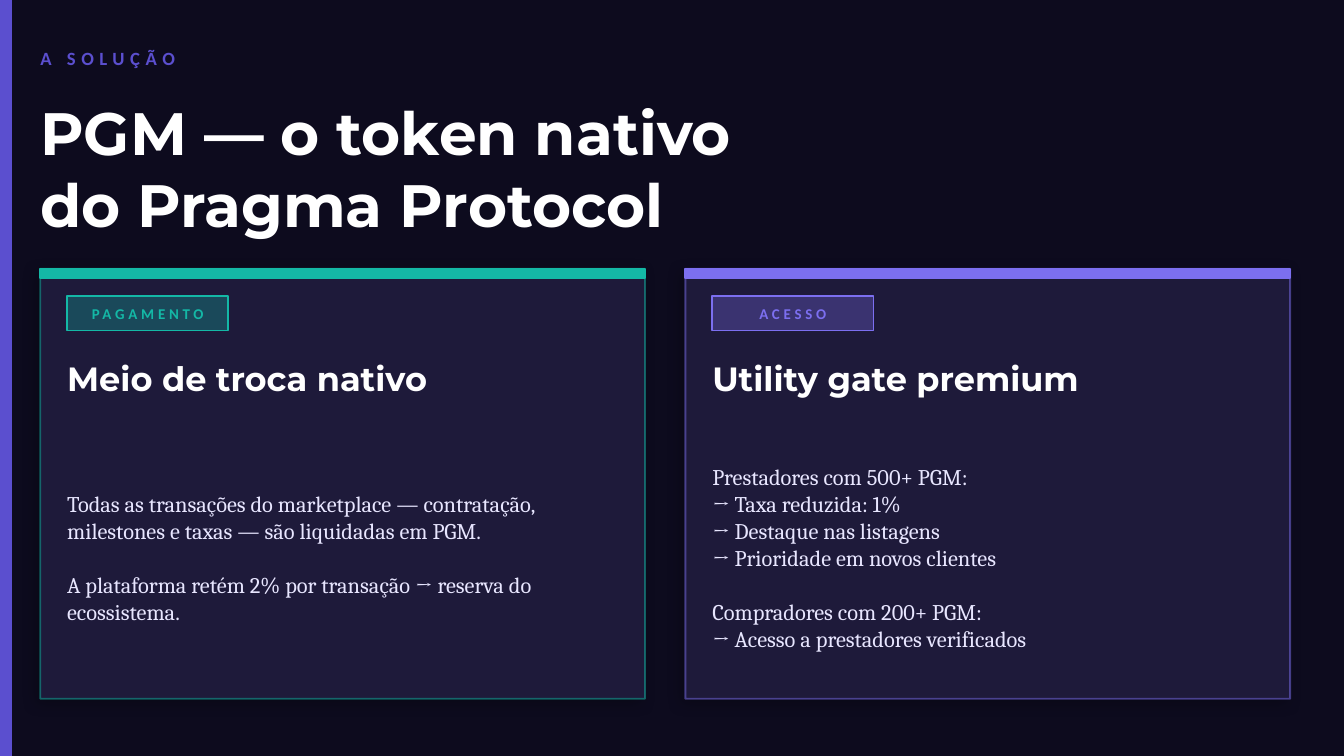
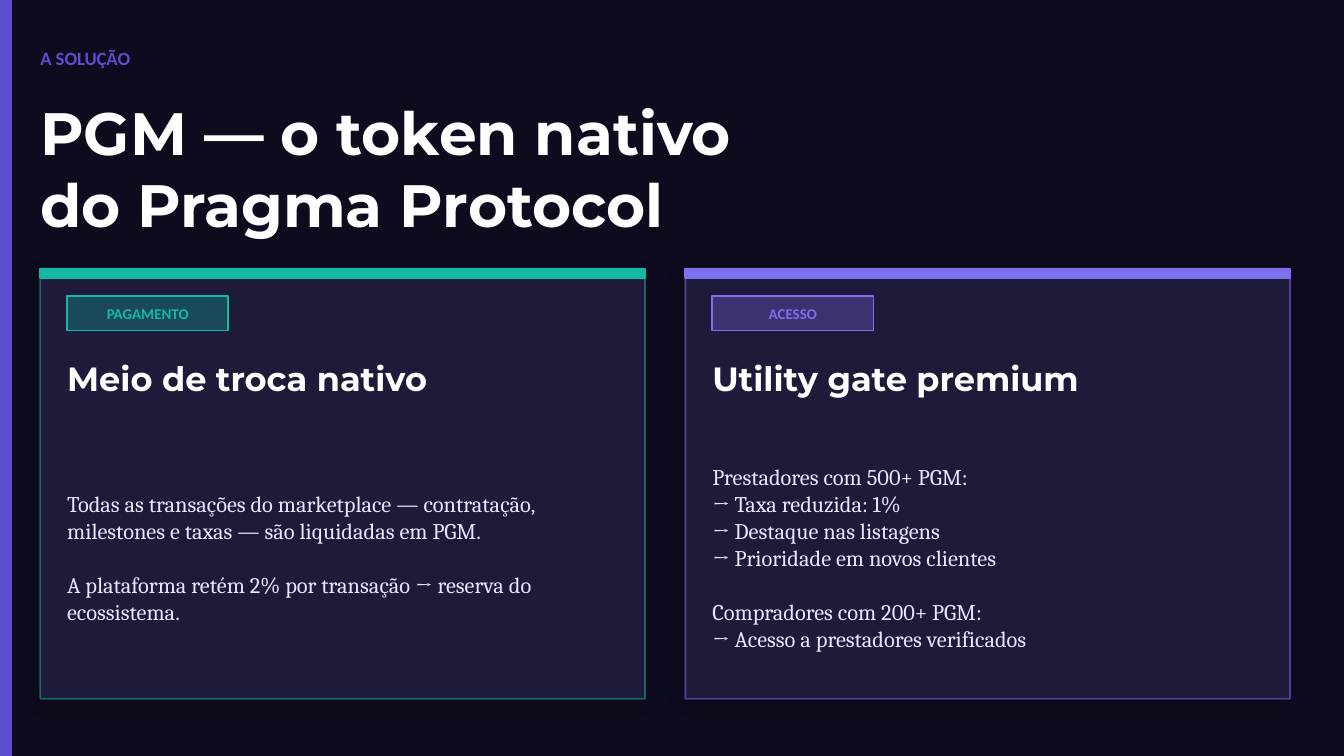
Before and after one commit to danielgorgonha/pragma-protocol, a slide deck: slide 3 of 01-token-design/reports/Pitch_PGM.pptx. Drawn at 1344x756 pixels with LibreOffice and Linux fonts; fonts in the diff are those of the drawing. Boxes give left, top, right and bottom in pixels: in the first picture for what was removed or moved away, otherwise in the second. Text is boxed around its words. In the diff, an @@ line names an element or a change of style, - is before the commit and + after.

```diff
--- a/01-token-design/reports/Pitch_PGM.pptx
+++ b/01-token-design/reports/Pitch_PGM.pptx
@@ text "A SOLUÇÃO" at [40, 50, 130, 68]: letter spacing 3 to 0 pt @@
@@ text "PAGAMENTO" at [107, 309, 189, 319]: letter spacing 2 to 0 pt @@
@@ text "ACESSO" at [769, 309, 817, 319]: letter spacing 2 to 0 pt @@
```
Also in this commit, not shown: 4 other slides changed, 1 slide added, 2 other files.
